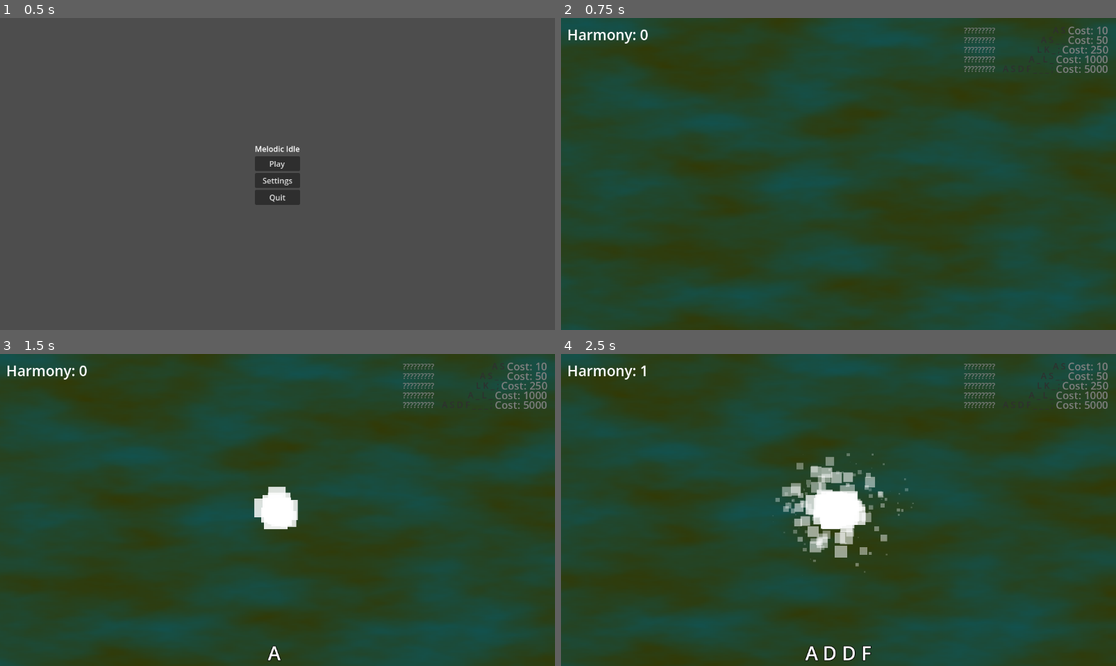
Above: before the commit, frames 1-4 (two rows, left to right).
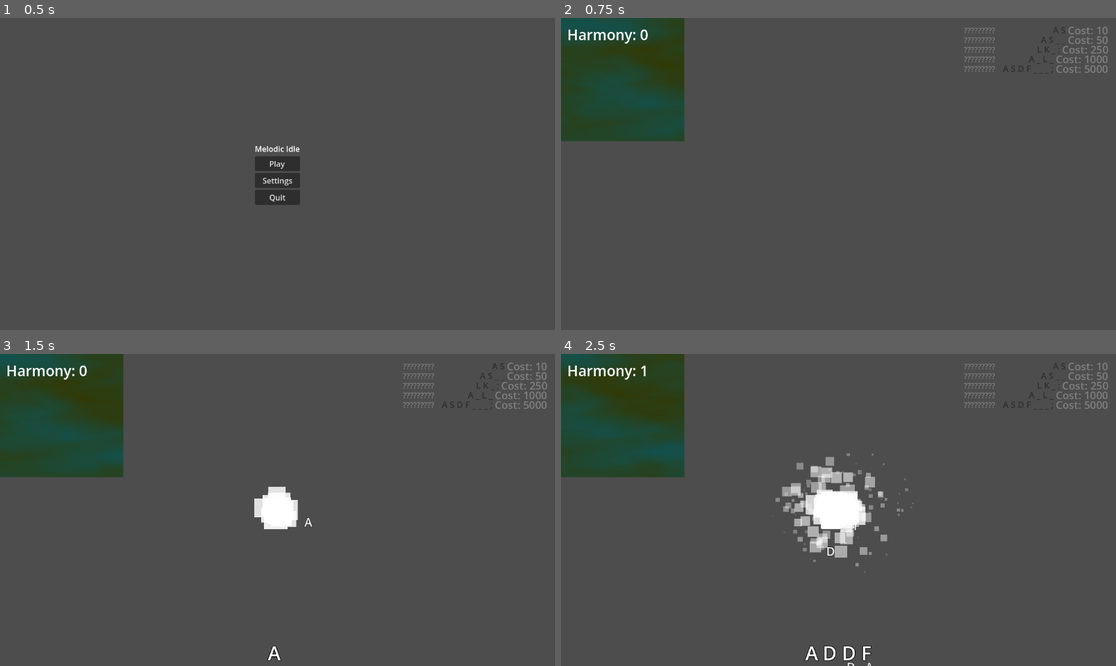
Above: after the commit, the same moments.

Repository: zKawaiiKittyz/Melodic-Idle
Game: Godot game, scene res://groups/scenes/main menu/main_menu.tscn
Two runs of this game, one before a commit and one after it. Both use one fixed random seed, a clock stepped at 60 frames per second and the inputs below.
Inputs:
- Up to frame 1 (0.5 s): no input
- Up to frame 2 (0.75 s): click "Play" at 0.5 s
- Up to frame 3 (1.5 s): tap Enter at 1.25 s; tap A (A) at 1.35 s
- Up to frame 4 (2.5 s): tap D (D) at 1.55, 2.1 s; tap F (F) at 2.3 s

Frame 1 is identical in both runs. In frame 2, 91% of the frame differs, in the area x 0-100%, y 0-100%; in frame 3, 90%; in frame 4, 88%.

Commit message:
Letters
I added pile of letters, it's janky but it's funnee

Diff:
--- /dev/null
+++ b/melodic-idle-mew/falling_note.gd
@@ -0,0 +1,12 @@
+extends RigidBody2D
+
+func _ready() -> void:
+	var life_timer := Timer.new()
+	life_timer.wait_time = 45.0
+	life_timer.one_shot = true
+	life_timer.timeout.connect(queue_free)
+	add_child(life_timer)
+	life_timer.start()
+
+func set_note_text(text: String) -> void:
+	$Label.text = text
--- /dev/null
+++ b/melodic-idle-mew/falling_note.tscn
@@ -0,0 +1,22 @@
+[gd_scene load_steps=3 format=3 uid="uid://dfwfg5401ktkn"]
+
+[ext_resource type="Script" uid="uid://6sbh03l20sro" path="res://falling_note.gd" id="1_isnp3"]
+
+[sub_resource type="CircleShape2D" id="CircleShape2D_ogjeb"]
+radius = 15.0
+
+[node name="FallingNote" type="RigidBody2D"]
+script = ExtResource("1_isnp3")
+
+[node name="CollisionShape2D" type="CollisionShape2D" parent="."]
+shape = SubResource("CircleShape2D_ogjeb")
+
+[node name="Label" type="Label" parent="."]
+offset_right = 40.0
+offset_bottom = 23.0
+theme_override_colors/font_outline_color = Color(0, 0, 0, 1)
+theme_override_constants/outline_size = 3
+theme_override_font_sizes/font_size = 25
+text = "A"
+horizontal_alignment = 1
+vertical_alignment = 1
--- a/melodic-idle-mew/groups/scenes/main/main.gd
+++ b/melodic-idle-mew/groups/scenes/main/main.gd
@@ -27,6 +27,7 @@
 }
 const SOUND_PLAYER_SCENE: PackedScene = preload("uid://dogohd77h1fxg")
 const SAVE_PATH: String = "user://savegame.cfg"
+const FALLING_NOTE_SCENE: PackedScene = preload("uid://dfwfg5401ktkn")
 
 static var instance: Main ## A globally-accessible reference to Main
 
@@ -155,6 +156,9 @@
 
 
 func _add_to_sequence(key: Key) -> void:
+	var key_string := OS.get_keycode_string(key)
+	_spawn_falling_note(key_string)
+
 	get_viewport().set_input_as_handled()
 
 	sequence.append(key)
@@ -251,6 +255,18 @@
 		pause_menu.show()
 
 
+func _spawn_falling_note(key_as_string: String) -> void:
+	var note = FALLING_NOTE_SCENE.instantiate()
+
+	var spawn_pos = get_viewport().get_visible_rect().size / 2.0
+	spawn_pos.x += randf_range(-50.0, 50.0)
+	note.position = spawn_pos
+
+	note.set_note_text(key_as_string)
+
+	add_child(note)
+
+
 #endregion
 
 
--- a/melodic-idle-mew/groups/scenes/main/main.tscn
+++ b/melodic-idle-mew/groups/scenes/main/main.tscn
@@ -61,7 +61,13 @@
 scale_curve = SubResource("CurveTexture_lquwl")
 color_ramp = SubResource("GradientTexture1D_0wfyh")
 
-[node name="Main" type="Node"]
+[sub_resource type="RectangleShape2D" id="RectangleShape2D_u2crk"]
+size = Vector2(1179, 20)
+
+[sub_resource type="RectangleShape2D" id="RectangleShape2D_ejerb"]
+size = Vector2(20, 464)
+
+[node name="Main" type="Node2D"]
 script = ExtResource("1_o5qli")
 
 [node name="TextureRect" type="TextureRect" parent="."]
@@ -153,4 +159,18 @@
 process_mode = 2
 visible = false
 
+[node name="WorldBoundary" type="StaticBody2D" parent="."]
+
+[node name="CollisionShape2D" type="CollisionShape2D" parent="WorldBoundary"]
+position = Vector2(574.5, 657)
+shape = SubResource("RectangleShape2D_u2crk")
+
+[node name="CollisionShape2D2" type="CollisionShape2D" parent="WorldBoundary"]
+position = Vector2(-10, 432)
+shape = SubResource("RectangleShape2D_ejerb")
+
+[node name="CollisionShape2D3" type="CollisionShape2D" parent="WorldBoundary"]
+position = Vector2(1162, 434)
+shape = SubResource("RectangleShape2D_ejerb")
+
 [connection signal="timeout" from="ComboResetTimer" to="." method="_on_combo_reset_timer_timeout"]
Not shown, added: melodic-idle-mew/falling_note.gd.uid
Not shown: 1 places in melodic-idle-mew/groups/scenes/main/main.tscn that only renumber resources
